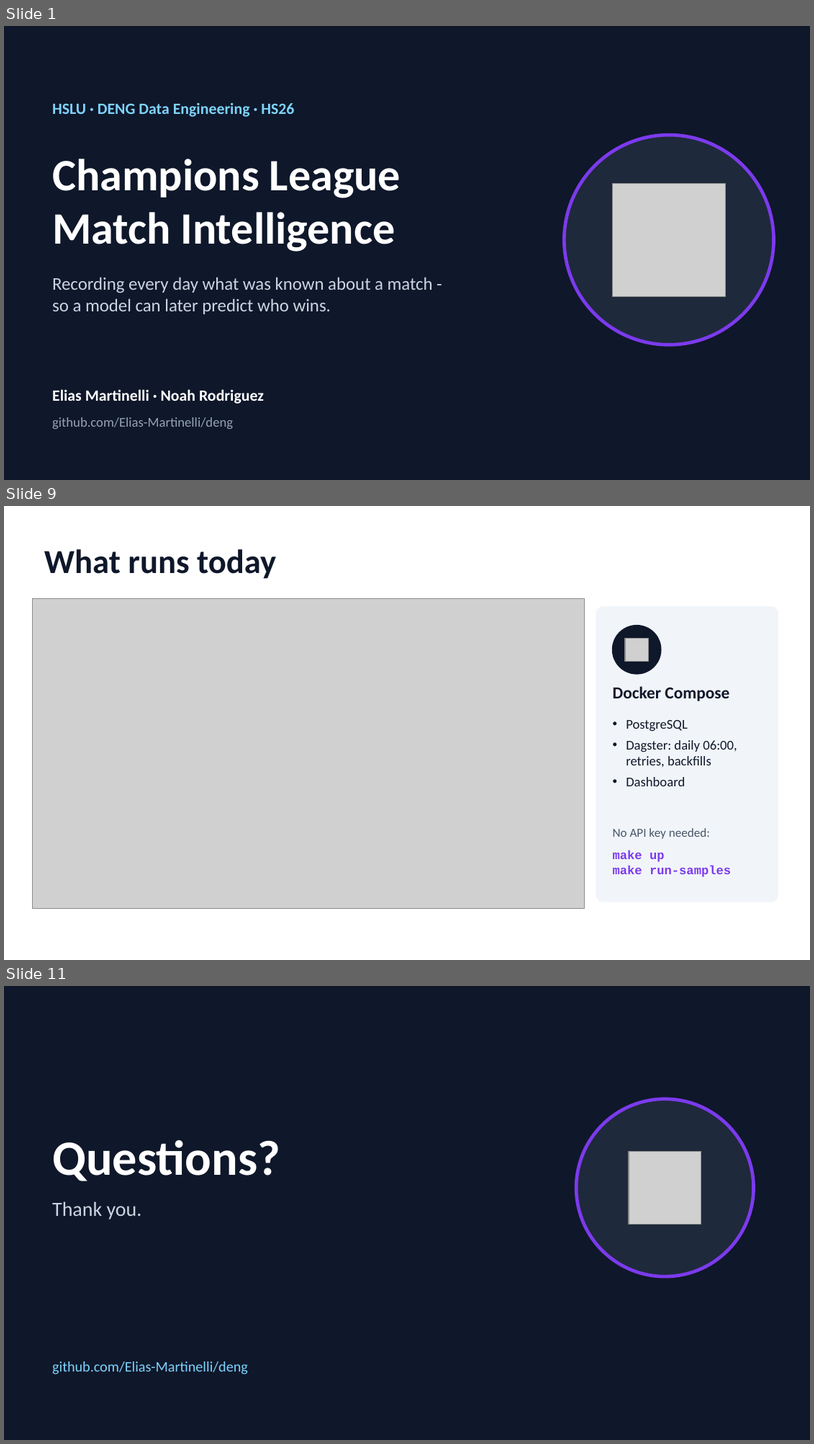
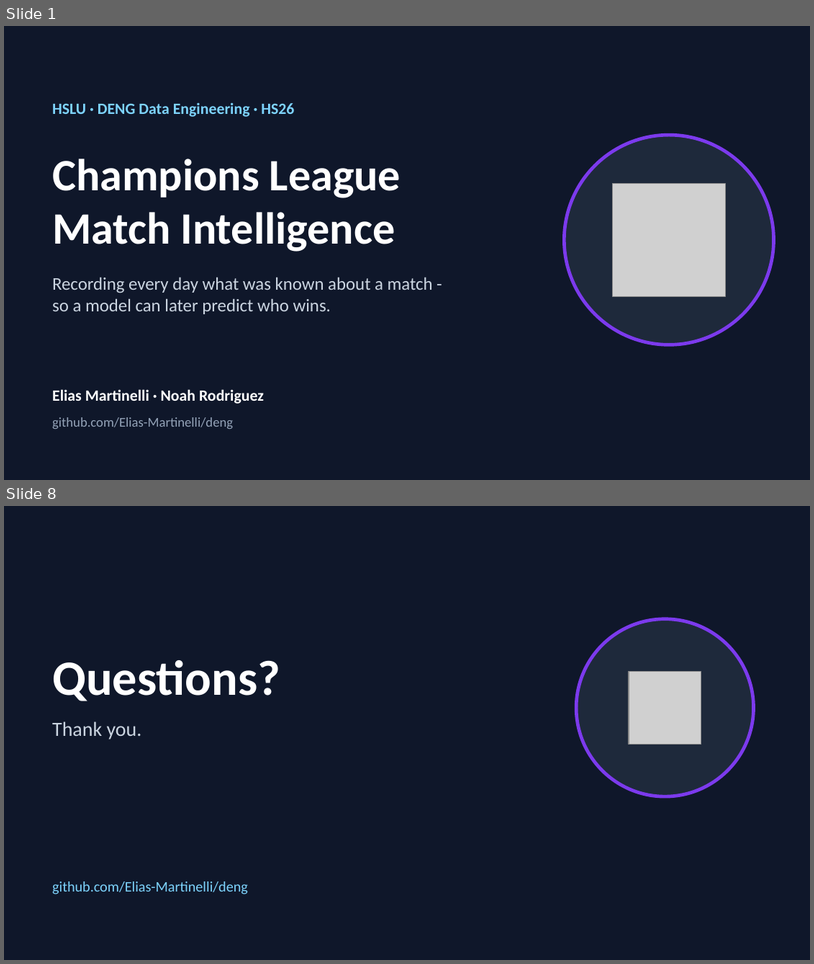
Before and after one commit to Elias-Martinelli/deng, a slide deck: docs/pitch/pitch-deck.pptx. Shown one above the other, each under a label of ours: slides 1, 9 and 11 before the commit, slides 1 and 8 after it; the slides between them are not shown. The pictures are 814x1444 and 814x964 pixels, drawn with LibreOffice and Linux fonts; fonts in the diff are those of the drawing; grey boxes stand for pictures. Boxes give left, top, right and bottom in pixels: in the first picture for what was removed or moved away, otherwise in the second. Text is boxed around its words. In the diff, an @@ line names an element or a change of style, - is before the commit and + after.

```diff
--- a/docs/pitch/pitch-deck.pptx
+++ b/docs/pitch/pitch-deck.pptx
@@ slide 9 removed at (4, 506, 810, 960), background #FFFFFF @@
@@ text removed at (44, 549, 276, 579) @@
-What runs today
@@ picture removed at (32, 599, 584, 908) @@
@@ rounded rectangle removed at (597, 607, 778, 901) @@
@@ ellipse removed at (613, 626, 661, 674) @@
@@ picture removed at (626, 638, 649, 662) @@
@@ text removed at (613, 686, 730, 701) @@
-Docker Compose
@@ text removed at (626, 720, 737, 786) @@
-• PostgreSQL
-• Dagster: daily 06:00, retries, backfills
-• Dashboard
@@ text removed at (613, 828, 710, 839) @@
-No API key needed:
@@ text removed at (613, 850, 731, 877) @@
-make up
-make run-samples
@@ what was slide 11 is now slide 8 @@
```
Also in this commit, not shown: 5 slides changed, 2 other slides removed.
